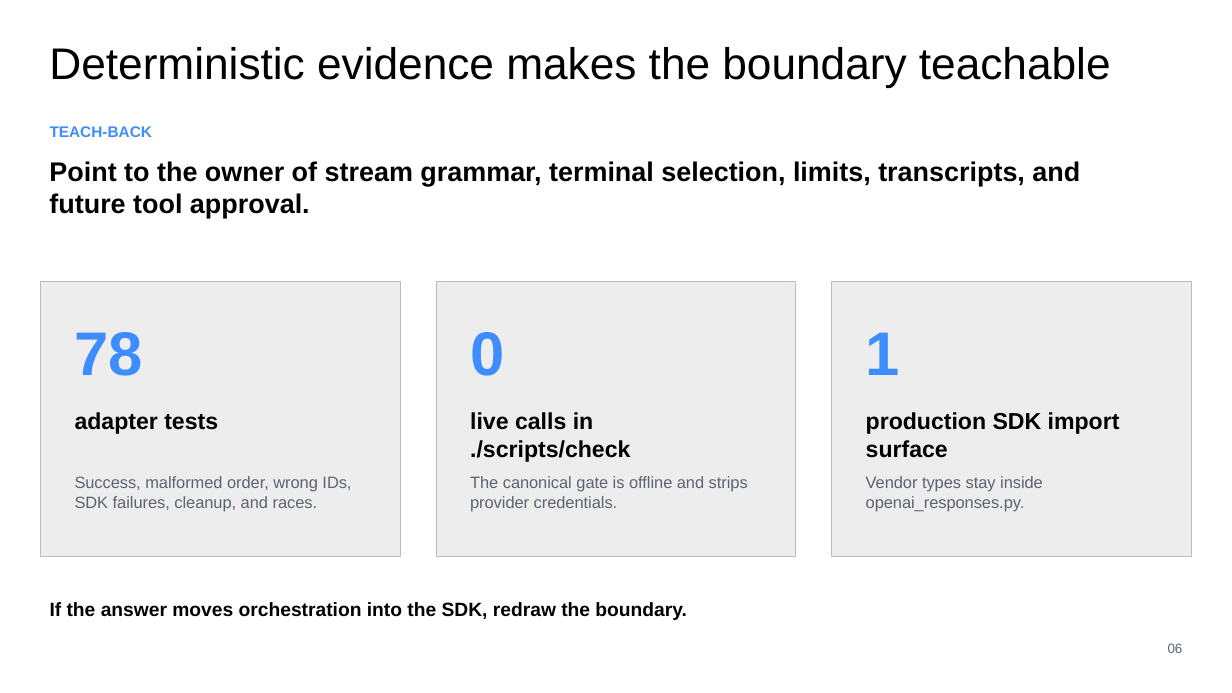
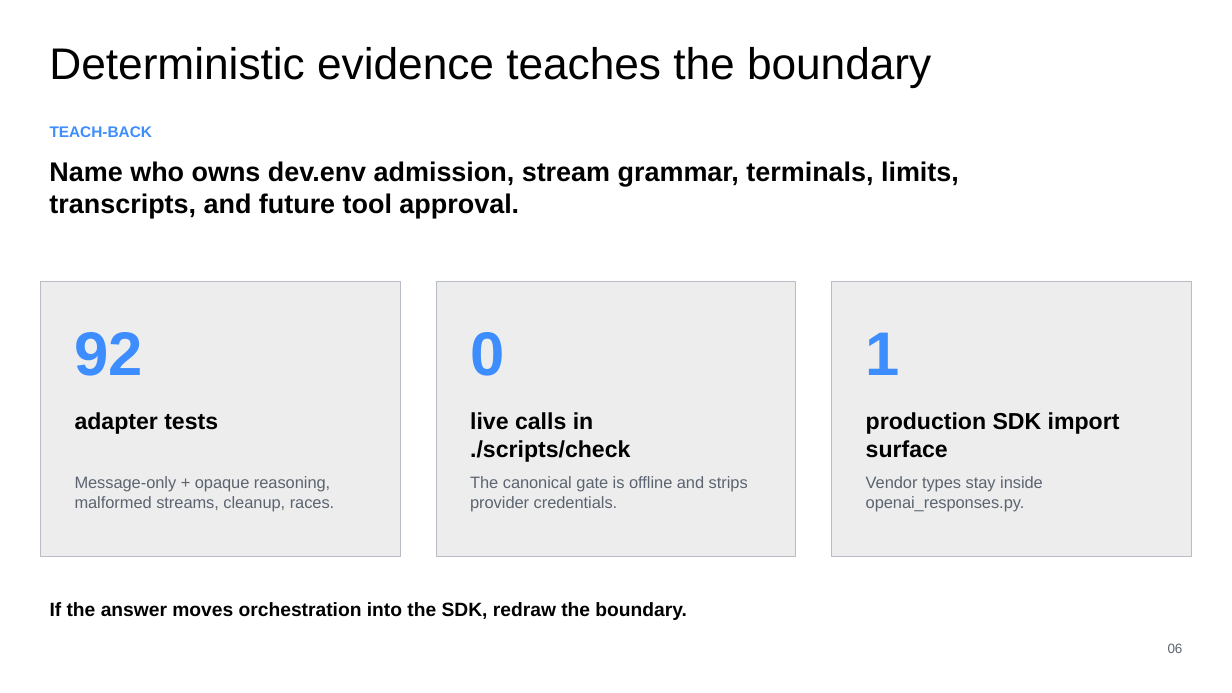
Before and after one commit to jimmie-potts/code-assist-harness, a slide deck: slide 6 of docs/lessons/assets/cah-023-openai-responses-adapter.pptx. Drawn at 1232x693 pixels with LibreOffice and Linux fonts; fonts in the diff are those of the drawing. Boxes give left, top, right and bottom in pixels: in the first picture for what was removed or moved away, otherwise in the second. Text is boxed around its words. In the diff, an @@ line names an element or a change of style, - is before the commit and + after.

```diff
--- a/docs/lessons/assets/cah-023-openai-responses-adapter.pptx
+++ b/docs/lessons/assets/cah-023-openai-responses-adapter.pptx
@@ text at (49, 47, 931, 88): text changed @@
-Deterministic evidence makes the boundary teachable
+Deterministic evidence teaches the boundary
@@ text at (49, 161, 959, 219): text changed @@
-Point to the owner of stream grammar, terminal selection, limits, transcripts, and future tool approval.
+Name who owns dev.env admission, stream grammar, terminals, limits, transcripts, and future tool approval.
@@ text at (75, 332, 143, 376): text changed @@
-78
+92
@@ text at (75, 476, 334, 511): text changed @@
-Success, malformed order, wrong IDs, SDK failures, cleanup, and races.
+Message-only + opaque reasoning, malformed streams, cleanup, races.
```
Also in this commit, not shown: 5 other slides changed, 27 other files.
